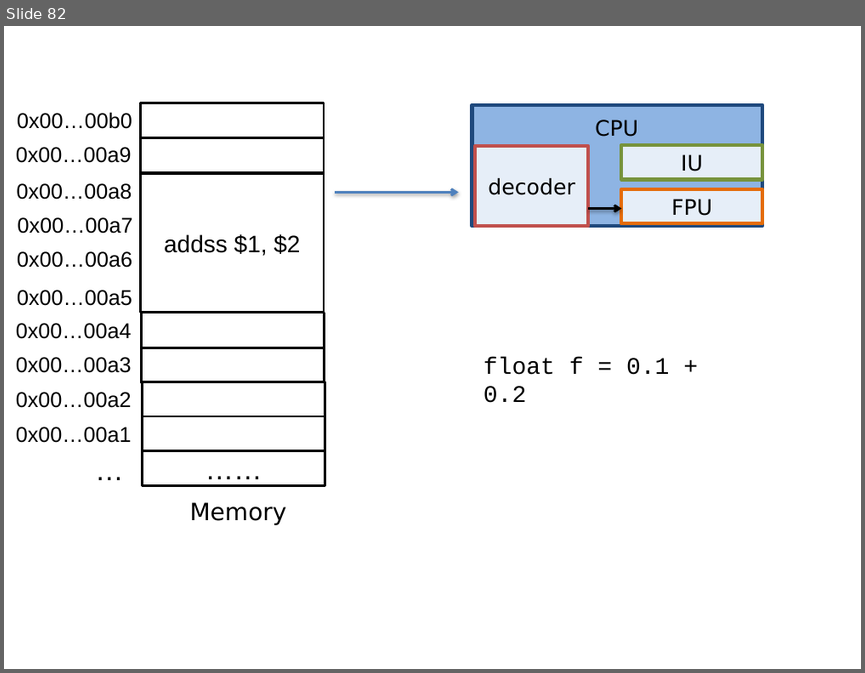
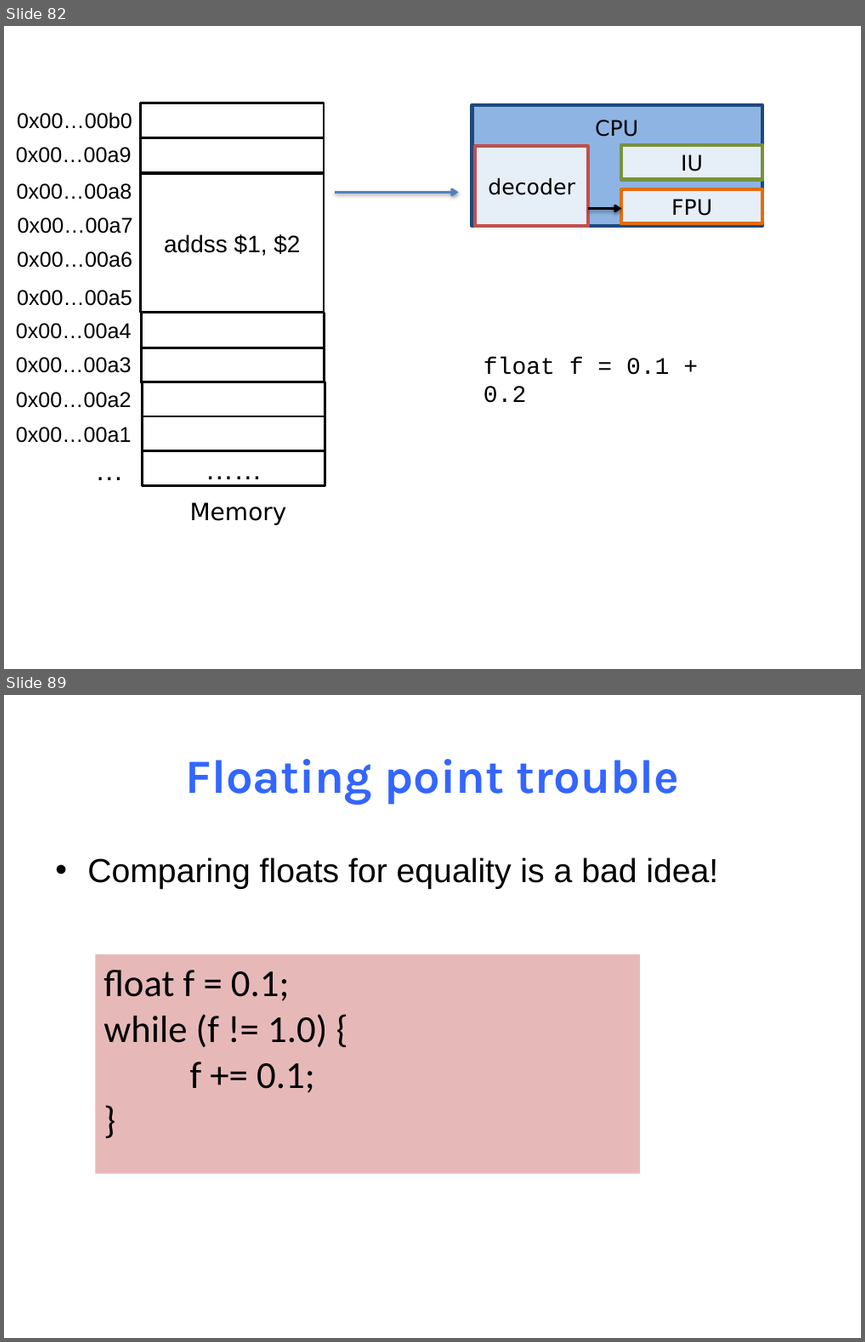
Before and after one commit to NYU-CSO/nyu-cso.github.io, a slide deck: notes/03-floats.pptx. Shown one above the other, each under a label of ours: slide 82 before the commit, slides 82 and 89 after it; the slides between them are not shown. The pictures are 865x673 and 865x1342 pixels, drawn with LibreOffice and Linux fonts; fonts in the diff are those of the drawing. Boxes give left, top, right and bottom in pixels: in the first picture for what was removed or moved away, otherwise in the second. Text is boxed around its words. In the diff, an @@ line names an element or a change of style, - is before the commit and + after.

```diff
--- a/notes/03-floats.pptx
+++ b/notes/03-floats.pptx
@@ slide 89 added at (4, 695, 861, 1338), background #FFFFFF @@
@@ title added at (186, 759, 680, 805), 40 pt, text #3366FF, bold @@
+Floating point trouble
@@ text added at (87, 857, 718, 889), 28 pt, text #000000 @@
+• Comparing floats for equality is a bad idea!
@@ rectangle added at (96, 953, 640, 1173), fill #E6B9B8, 32 pt, text #000000 @@
+float f = 0.1;
+while (f != 1.0) {
+f += 0.1;
+}
```
Also in this commit, not shown: 8 other slides added, 1 other file.
